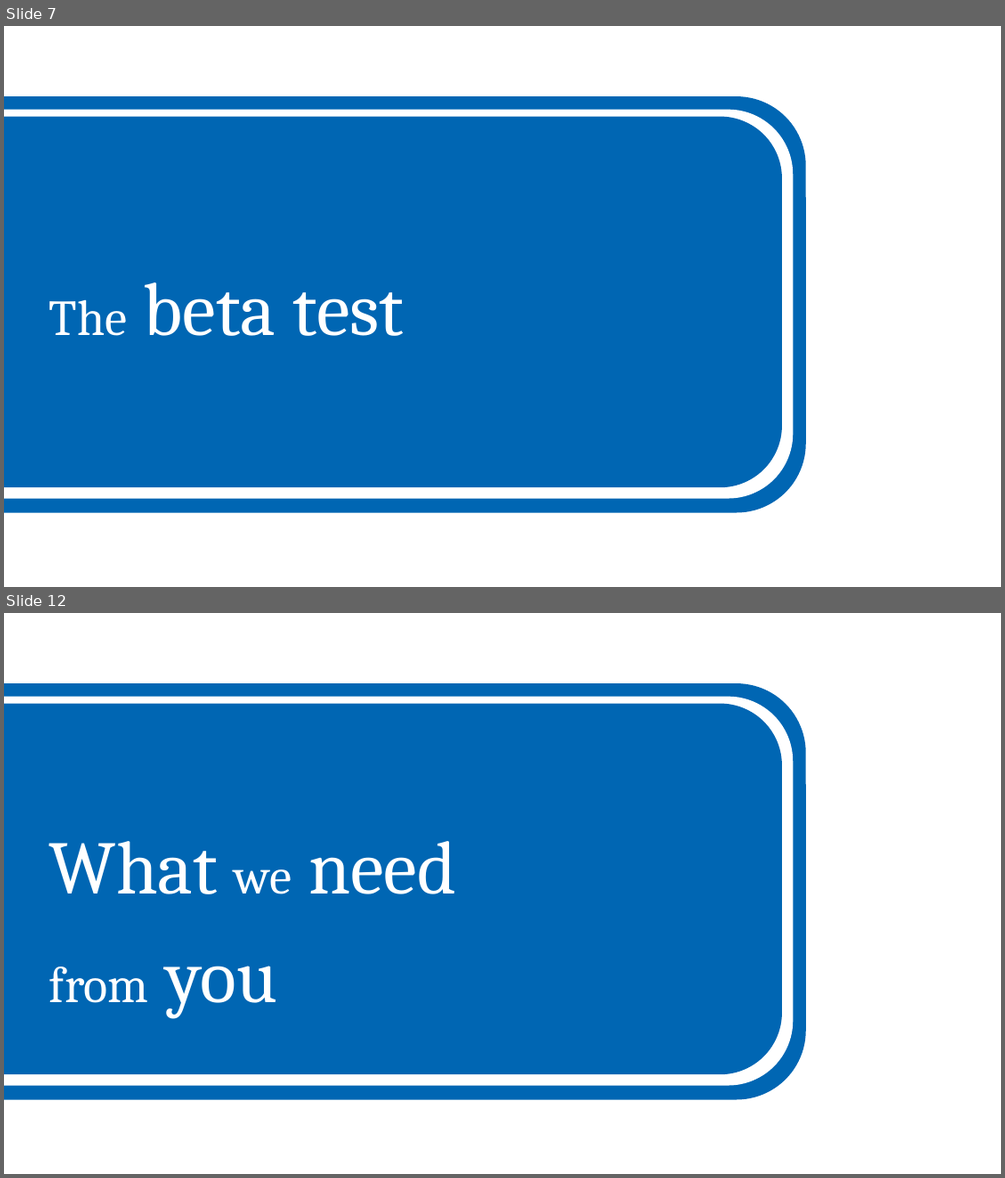
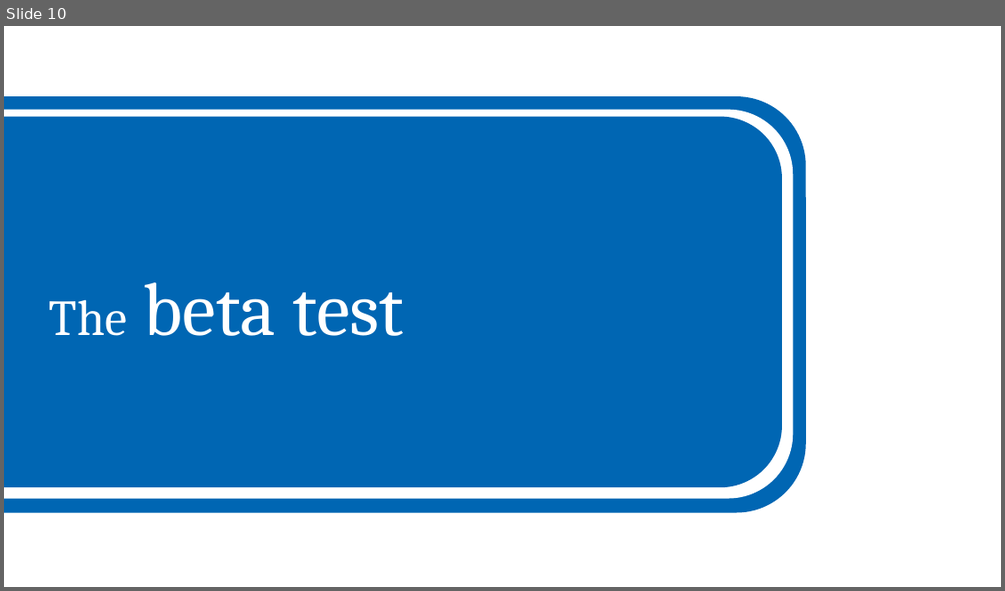
Before and after one commit to grand-mother/grand, a slide deck: resources/dev/dev-next/presentations/2026-10-01-GRAND_Weekly_Meeting/2026-10-01-Bustamante-GRAND_Weekly_Meeting.odp. Shown one above the other, each under a label of ours: slides 7 and 12 before the commit, slide 10 after it; the slides between them are not shown. The pictures are 1005x1178 and 1005x591 pixels, drawn with LibreOffice and Linux fonts; fonts in the diff are those of the drawing. Boxes give left, top, right and bottom in pixels: in the first picture for what was removed or moved away, otherwise in the second. Text is boxed around its words. In the diff, an @@ line names an element or a change of style, - is before the commit and + after.

```diff
--- a/resources/dev/dev-next/presentations/2026-10-01-GRAND_Weekly_Meeting/2026-10-01-Bustamante-GRAND_Weekly_Meeting.odp
+++ b/resources/dev/dev-next/presentations/2026-10-01-GRAND_Weekly_Meeting/2026-10-01-Bustamante-GRAND_Weekly_Meeting.odp
@@ slide 12 removed at (4,613,1001,1174), background #FFFFFF @@
@@ rounded rectangle removed at (4,683,805,1100) @@
@@ rounded rectangle removed at (4,697,793,1086) @@
@@ rounded rectangle removed at (4,704,782,1074) @@
@@ text removed at (49,841,456,1018) @@
-What we need
-from you
@@ what was slide 7 is now slide 10 @@
```
Also in this commit, not shown: 7 slides changed, 9 slides added, 3 other slides removed, 9 other files.
